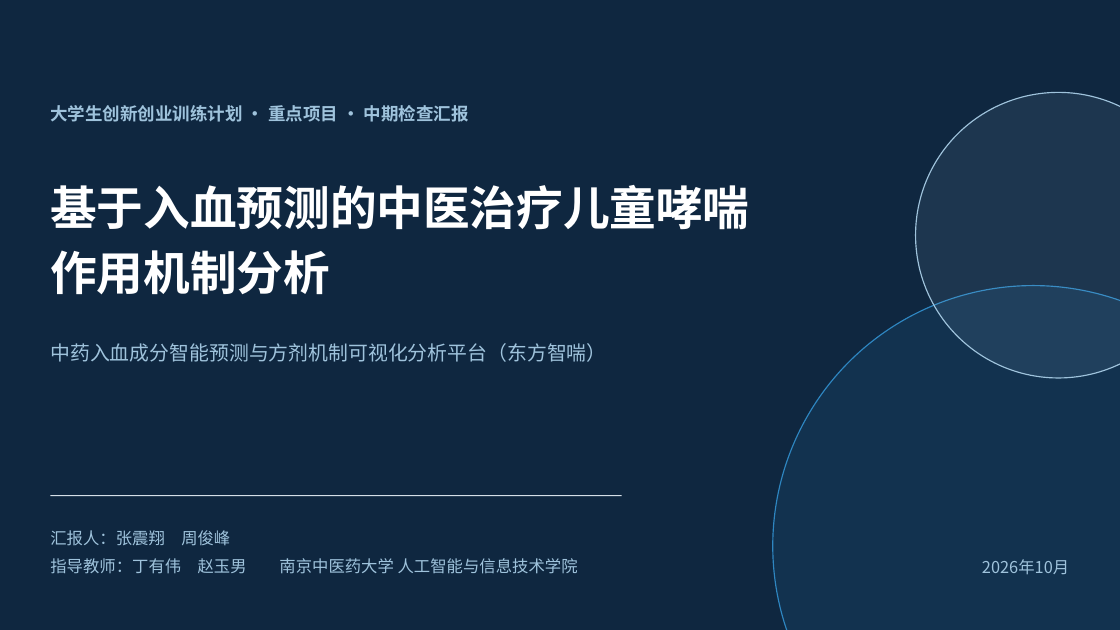
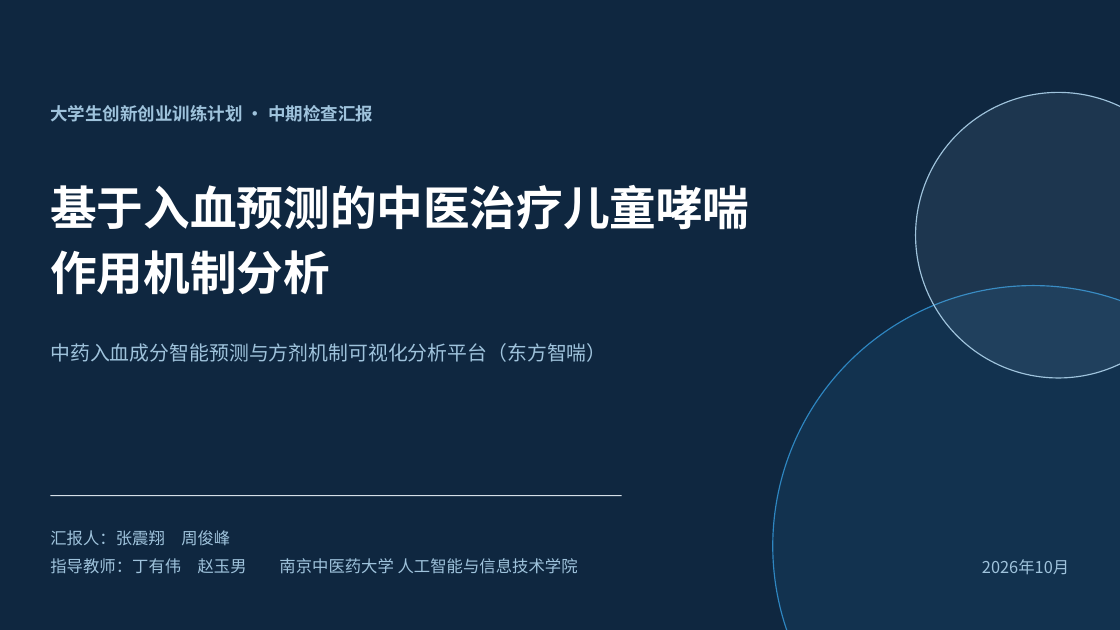
Before and after one commit to jxylisty/asthma-system, a slide deck: slide 1 of 大创中期材料/大创项目中期答辩PPT.pptx. Drawn at 1120x630 pixels with LibreOffice and Linux fonts; fonts in the diff are those of the drawing. Boxes give left, top, right and bottom in pixels: in the first picture for what was removed or moved away, otherwise in the second. Text is boxed around its words. In the diff, an @@ line names an element or a change of style, - is before the commit and + after.

Commit message:
fix(大创): 修正中期材料级别误写与错别字，整理文档结构
- 级别：中期检查表「省级重点项目」→「校级」（用户确认为校级）
- 级别：进展报告、答辩PPT 去除「重点项目」表述
- 错别字：哮喖→哮喘、东方智喖→东方智喘，共 29 处
- 数据口径：药材数 278→279（补录灵芝后真实值）
- 数据口径：测试集 ROC-AUC 0.8073→0.8129（模型重训后真实值）
- 结构：根目录三份重复报告移入 项目归档/重复报告_20261108，正式版保留 docs/
- 版本管理：.gitignore 为大创正式材料开白名单，中期三件套与立项申报书入库
- 新增 docs/00-index.md 文档索引（含口径速查表与修订记录）
- 新增 大创文档问题清单.md（问题全量清单）

同步修正挑战杯同批材料中的级别矛盾（00_材料目录.txt、作品信息_导出待二验.md、3 个历史生成脚本）

```diff
--- a/大创中期材料/大创项目中期答辩PPT.pptx
+++ b/大创中期材料/大创项目中期答辩PPT.pptx
@@ text at (x1=50, y1=105, x2=373, y2=122): text changed @@
-大学生创新创业训练计划 · 重点项目 · 中期检查汇报
+大学生创新创业训练计划 · 中期检查汇报
```
Also in this commit, not shown: 3 other slides changed, 10 other files.
